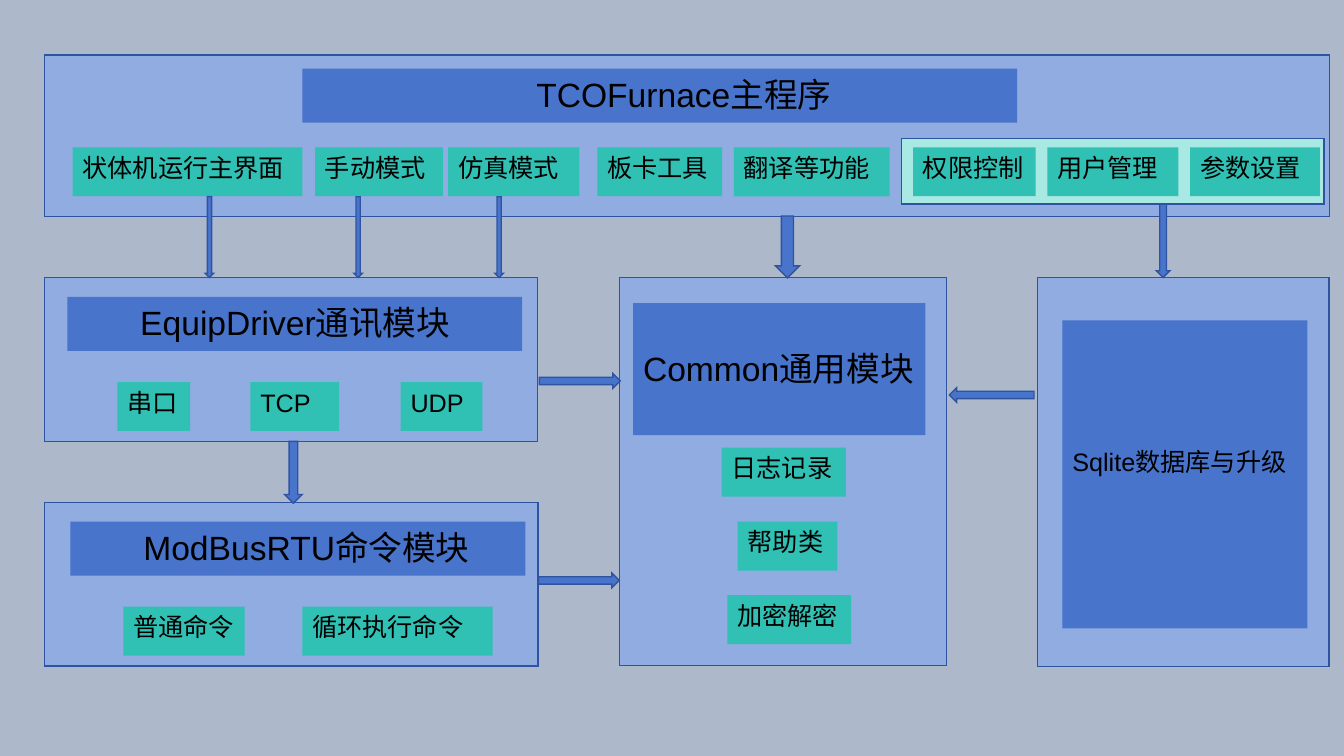
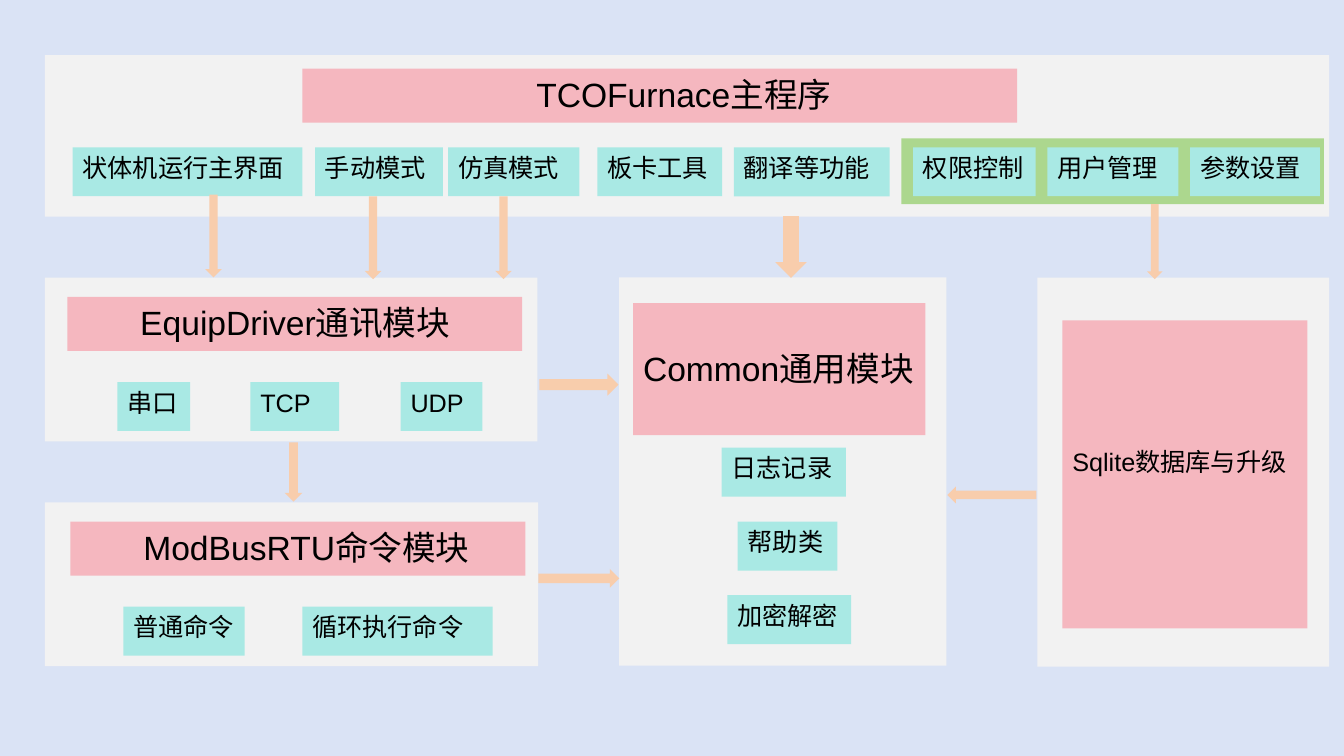
Before and after one commit to xzb0228/TCOFurnace, a slide deck: slide 1 of TCOFurnace/Files/TCOFurnace架构.pptx. Drawn at 1344x756 pixels with LibreOffice and Linux fonts; fonts in the diff are those of the drawing. Boxes give left, top, right and bottom in pixels: in the first picture for what was removed or moved away, otherwise in the second. Text is boxed around its words. In the diff, an @@ line names an element or a change of style, - is before the commit and + after.

```diff
--- a/TCOFurnace/Files/TCOFurnace架构.pptx
+++ b/TCOFurnace/Files/TCOFurnace架构.pptx
@@ background #ADB9CA to #DAE3F5 @@
@@ rectangle at [901, 138, 1324, 204]: fill #A9E9E4 to #ACD78E; outline #2E54A1 1 pt to none @@
@@ fill #30C0B4 to #A9E9E4 in 16 elements at [73, 147, 302, 197], [316, 147, 444, 197], [449, 147, 580, 197], [598, 147, 723, 196], [734, 147, 890, 197], [117, 382, 190, 432], [250, 382, 339, 432], [401, 382, 483, 432], [123, 607, 244, 656], [302, 607, 493, 656], [728, 595, 852, 644], [722, 448, 846, 497], [738, 521, 838, 571], [913, 147, 1036, 197], [1048, 147, 1179, 197], [1191, 147, 1321, 197] @@
@@ down arrow: place and size @@
-down arrow at [206, 197, 214, 277]
+down arrow at [206, 195, 222, 277]
@@ fill #4874CB to #F8CDAC; outline #2E54A1 1 pt to none in 9 elements at [284, 443, 301, 502], [539, 569, 620, 588], [775, 216, 807, 277], [539, 373, 618, 395], [206, 195, 222, 277], [948, 486, 1037, 504], [1147, 205, 1163, 279], [495, 197, 511, 279], [365, 197, 381, 279] @@
@@ down arrow: place and size @@
-down arrow at [354, 197, 362, 277]
+down arrow at [365, 197, 381, 279]
@@ down arrow: place and size @@
-down arrow at [495, 197, 503, 277]
+down arrow at [495, 197, 511, 279]
@@ down arrow: place and size @@
-down arrow at [1156, 205, 1171, 278]
+down arrow at [1147, 205, 1163, 279]
@@ down arrow: place and size @@
-down arrow at [775, 216, 800, 277]
+down arrow at [775, 216, 807, 277]
@@ fill #4874CB to #F5B7BF in 5 elements at [302, 69, 1017, 123], [68, 297, 522, 352], [71, 521, 525, 576], [633, 303, 926, 436], [1063, 321, 1308, 629] @@
@@ down arrow: place and size @@
-down arrow at [540, 374, 621, 389]
+down arrow at [539, 373, 618, 395]
@@ fill #91ACE0 to #F2F2F2; outline #2E54A1 1 pt to none in 5 elements at [44, 55, 1329, 217], [619, 277, 947, 665], [1037, 277, 1329, 666], [44, 277, 537, 442], [44, 502, 537, 666] @@
@@ down arrow: place and size @@
-down arrow at [950, 388, 1035, 403]
+down arrow at [948, 486, 1037, 504]
@@ down arrow: place and size @@
-down arrow at [539, 573, 620, 588]
+down arrow at [539, 569, 620, 588]
```
Also in this commit, not shown: 12 other files.
